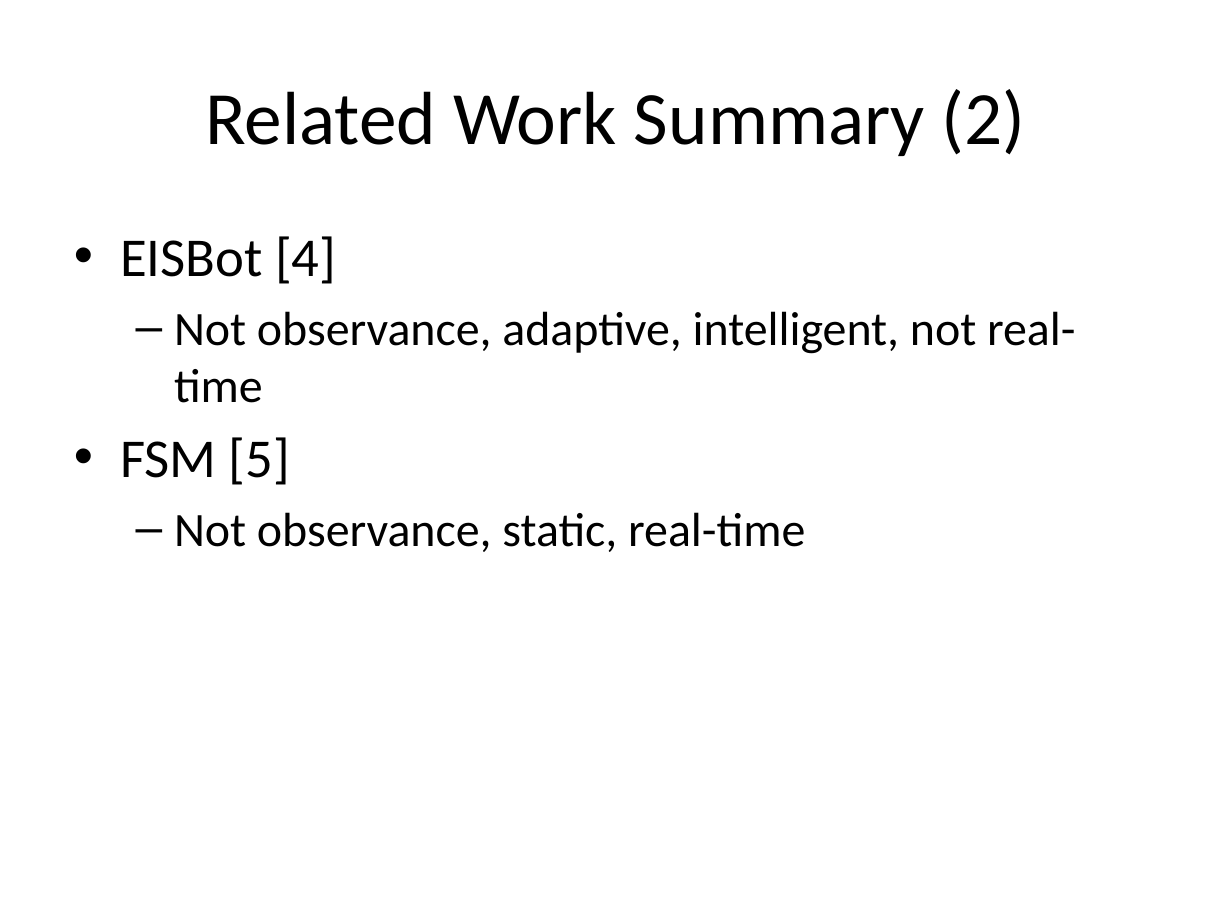
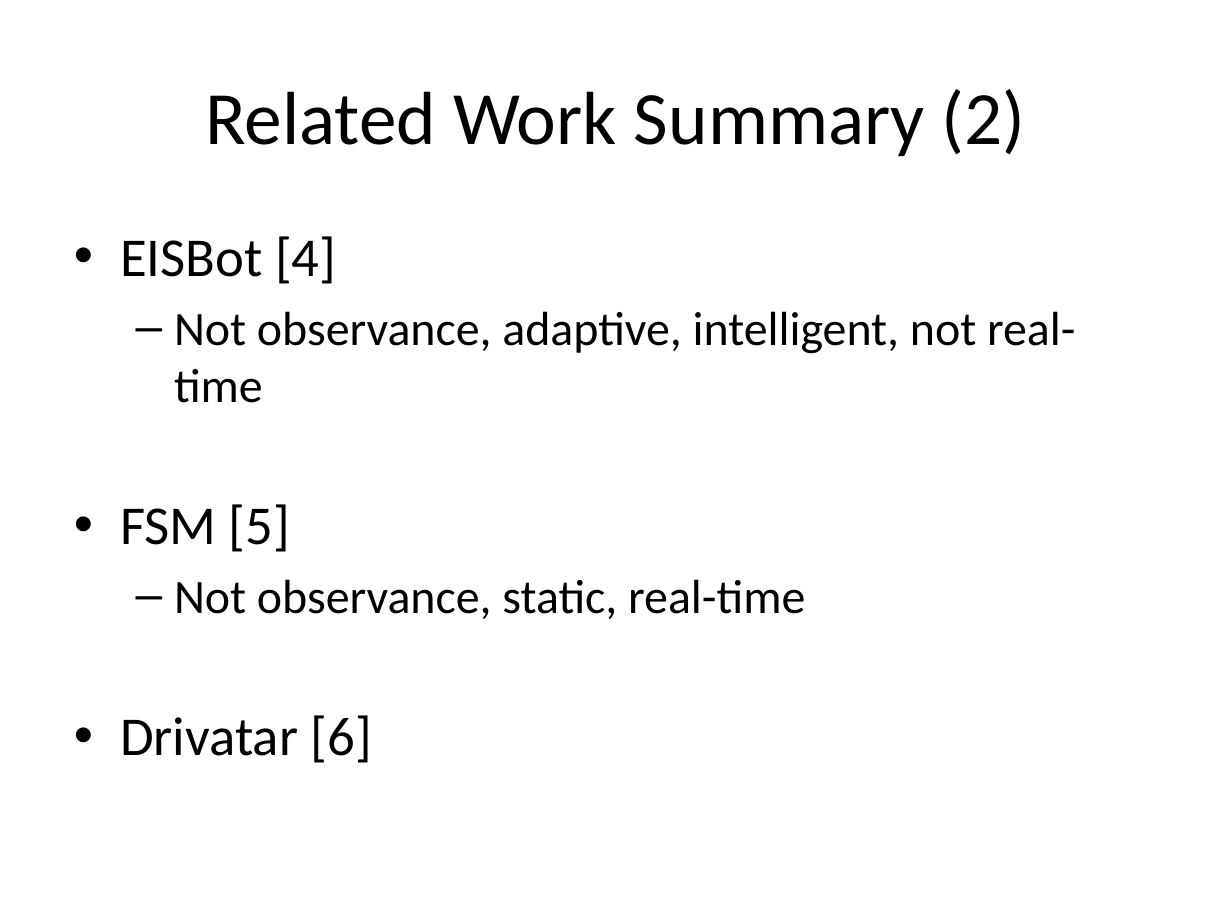
Before and after one commit to ogail/thesis, a slide deck: slide 7 of presentations/Adaptive Real-Time Strategic Agent for StarCraft.pptx. Drawn at 1232x924 pixels with LibreOffice and Linux fonts; fonts in the diff are those of the drawing. Boxes give left, top, right and bottom in pixels: in the first picture for what was removed or moved away, otherwise in the second. Text is boxed around its words. In the diff, an @@ line names an element or a change of style, - is before the commit and + after.

```diff
--- a/presentations/Adaptive Real-Time Strategic Agent for StarCraft.pptx
+++ b/presentations/Adaptive Real-Time Strategic Agent for StarCraft.pptx
@@ text at <box>120,715,372,763</box>: paragraph added @@
+• Drivatar [6]
```
Also in this commit, not shown: 2 other slides changed.
